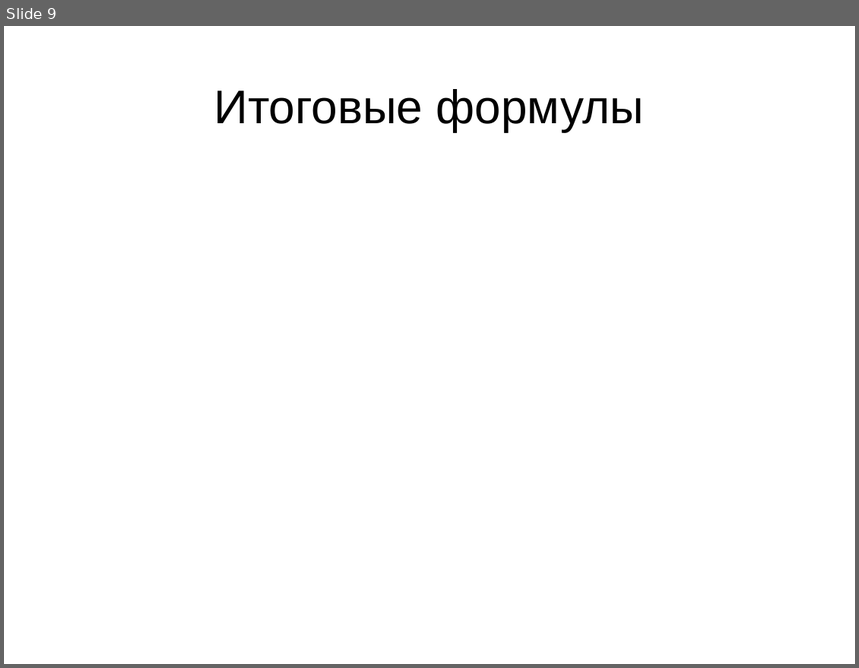
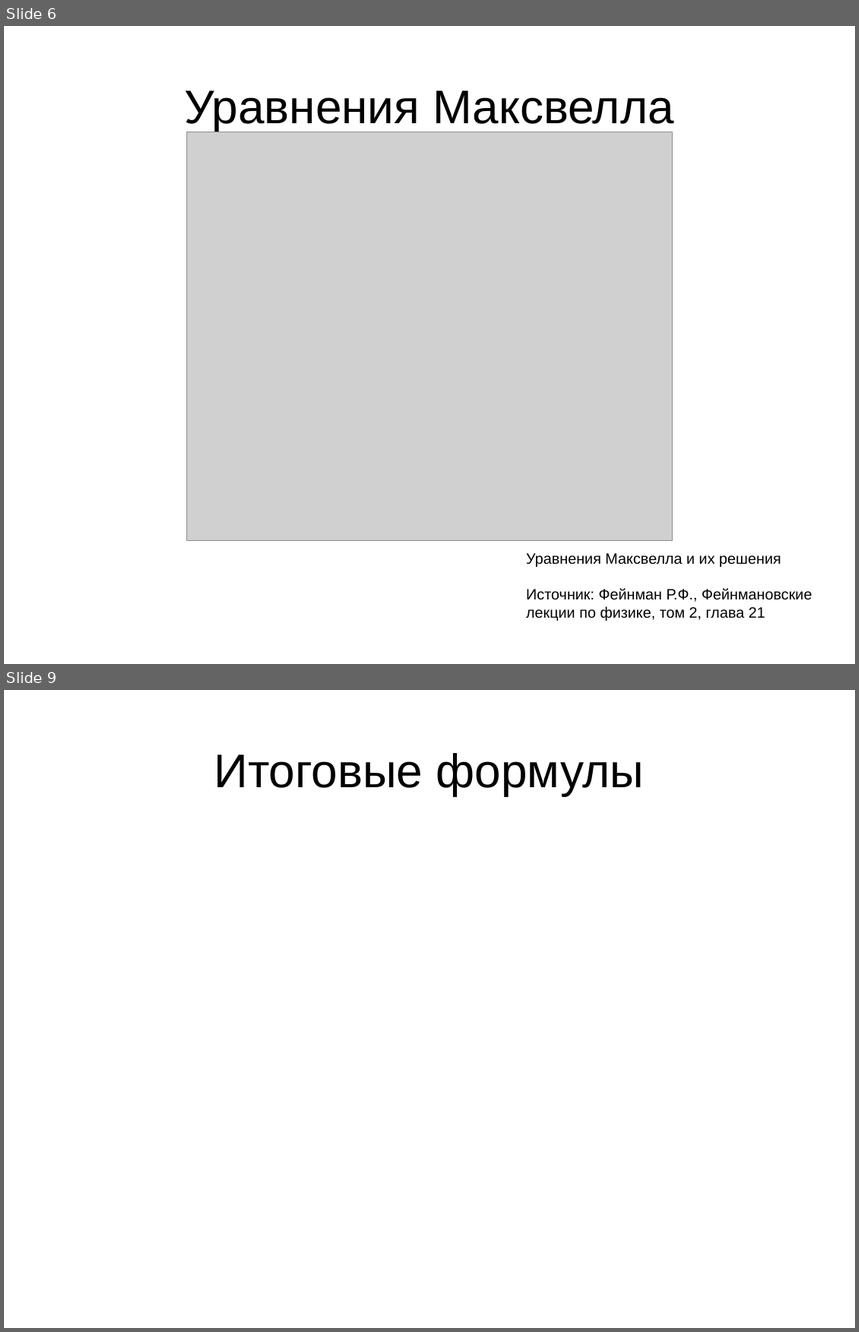
Before and after one commit to demanxd/Disser, a slide deck: Presentaition.odp. Shown one above the other, each under a label of ours: slide 9 before the commit, slides 6 and 9 after it; the slides between them are not shown. The pictures are 859x668 and 859x1332 pixels, drawn with LibreOffice and Linux fonts; fonts in the diff are those of the drawing; grey boxes stand for pictures. Boxes give left, top, right and bottom in pixels: in the first picture for what was removed or moved away, otherwise in the second. Text is boxed around its words. In the diff, an @@ line names an element or a change of style, - is before the commit and + after.

Commit message:
second version of presentation, plus some .kra images

```diff
--- a/Presentaition.odp
+++ b/Presentaition.odp
@@ slide 6 added at [4,26,855,664], background #FFFFFF @@
@@ title added at [184,91,674,132], 44 pt, text #000000 @@
+Уравнения Максвелла
@@ picture added at [187,132,673,542] @@
@@ text added at [526,553,812,621], 14 pt, text #000000 @@
+Уравнения Максвелла и их решения
+Источник: Фейнман Р.Ф., Фейнмановские лекции по физике, том 2, глава 21
```
Also in this commit, not shown: 3 slides changed, 3 other slides added, 4 slides removed, 7 other files.
